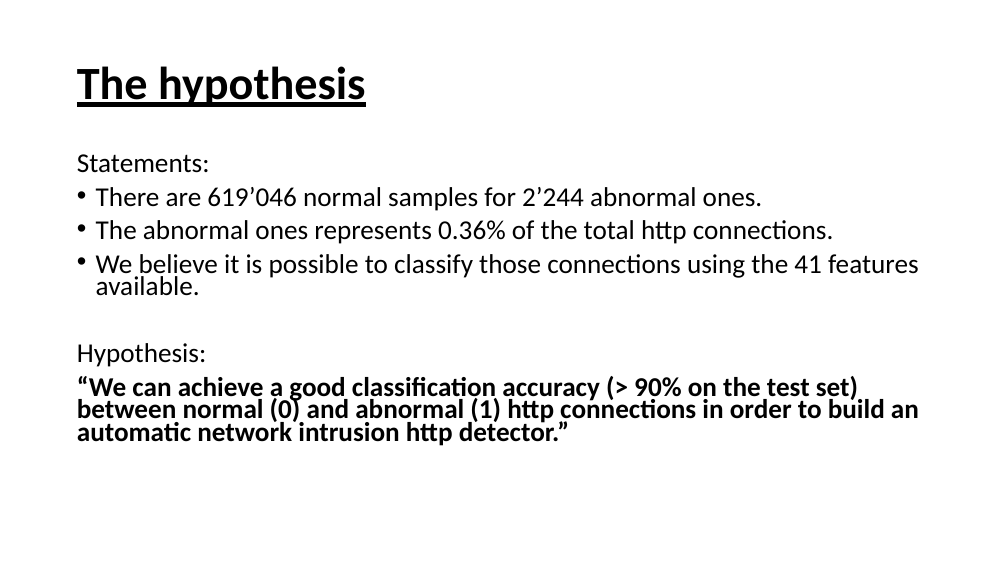
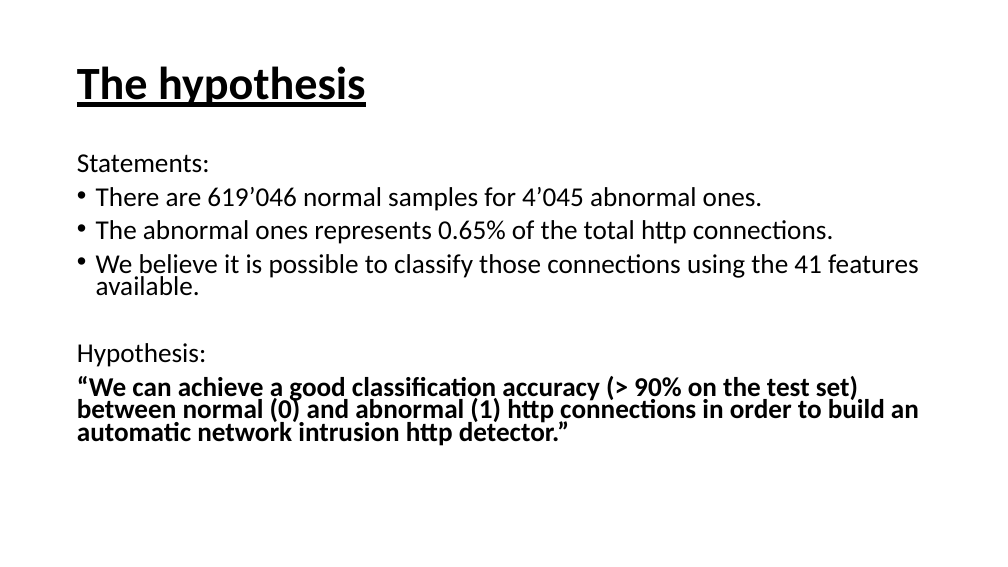
Before and after one commit to gatrikh/project_m05, a slide deck: slide 4 of docs/Presentation.pptx. Drawn at 1008x567 pixels with LibreOffice and Linux fonts; fonts in the diff are those of the drawing. Boxes give left, top, right and bottom in pixels: in the first picture for what was removed or moved away, otherwise in the second. Text is boxed around its words. In the diff, an @@ line names an element or a change of style, - is before the commit and + after.

```diff
--- a/docs/Presentation.pptx
+++ b/docs/Presentation.pptx
@@ text at (x1=96, y1=187, x2=834, y2=244): text changed @@
-• There are 619’046 normal samples for 2’244 abnormal ones.
-• The abnormal ones represents 0.36% of the total http connections.
+• There are 619’046 normal samples for 4’045 abnormal ones.
+• The abnormal ones represents 0.65% of the total http connections.
```
Also in this commit, not shown: 1 other file.
